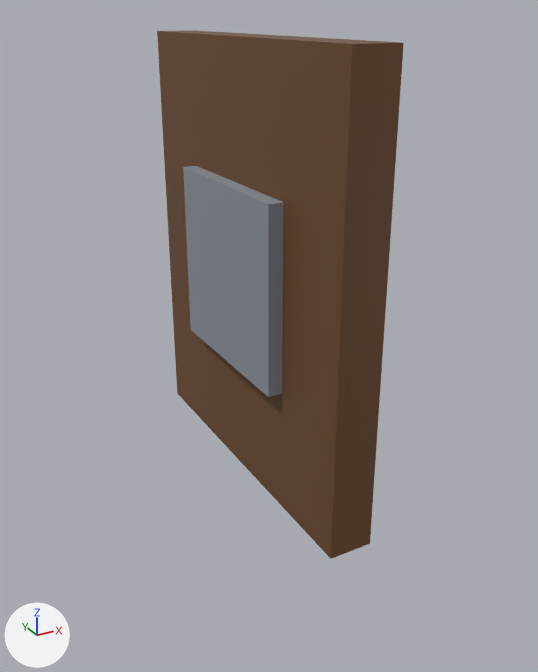
One commit to the glTF model art/models/knight_shield.glb: the scene before it, then after it.
Before and after are seen from a camera (50 mm lens) standing at (-0.1912, -0.1729, 0.286) and looking at (-0.0998, -0.0067, 0.2029). Arrows for +X, +Y and +Z are at lower left; the lights stay in place. The first picture is the older version. Vertices at exactly the same position are counted once.

Names of what the first picture shows: 'knight_shield'.
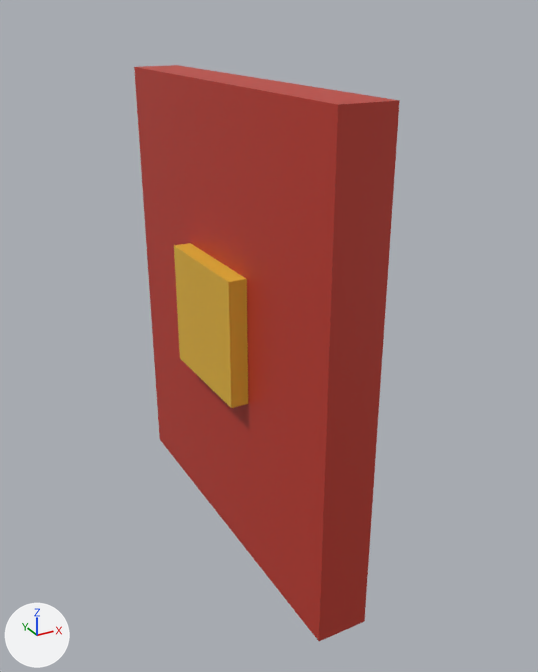
What differs and where, as boxes [x1, y1, x2, y2] in the pictures (538 x 672 px; the box of a moved part takes in the faces that stretch with it):
'knight_shield', reshaped, recoloured (8% wider, 9% taller)
    before: [157, 30, 404, 559]
    after: [134, 65, 400, 641]
part 1 of me_knight_shield, moved or reshaped
    before: [183, 166, 284, 397]
    after: [174, 243, 248, 408]
part 2 of me_knight_shield, moved or reshaped
    before: [157, 30, 404, 559]
    after: [134, 65, 400, 641]
part 3 of me_knight_shield, recoloured
    before: [157, 30, 404, 559]
    after: [134, 65, 400, 641]
part 4 of me_knight_shield, recoloured
    before: [183, 166, 284, 397]
    after: [174, 243, 248, 408]

The change in detail:
me_knight_shield is used by ob_knight_shield; location (0.0, 0.0, 0.0).
me_knight_shield had 16 vertices, 24 faces and spanned x -0.11..-0.094, y -0.05..0.05, z 0.16..0.28.
me_knight_shield now has 16 vertices, 24 faces and spans x -0.117..-0.098, y -0.055..0.055, z 0.14..0.27.
me_knight_shield part 1: the loose piece of 8 vertices spanning x -0.11..-0.096, y -0.025..0.025, z 0.195..0.245 is scaled about its middle by (1.29, 0.7, 0.7), then moved by (-0.005, 0.0, -0.0125).
Part 2, on me_knight_shield:
Vertex 0 of me_knight_shield moves from (-0.106, -0.05, 0.16) at pixel (330, 558) to (-0.112, -0.055, 0.14) at pixel (318, 641).
Vertex 1 of me_knight_shield moves from (-0.106, -0.05, 0.28) at pixel (352, 44) to (-0.112, -0.055, 0.27) at pixel (338, 104).
Vertex 2 of me_knight_shield moves from (-0.106, 0.05, 0.16) at pixel (177, 393) to (-0.112, 0.055, 0.14) at pixel (159, 439).
Vertex 3 of me_knight_shield moves from (-0.106, 0.05, 0.28) at pixel (157, 31) to (-0.112, 0.055, 0.27) at pixel (134, 67).
Vertex 4 of me_knight_shield moves from (-0.094, -0.05, 0.16) at pixel (369, 543) to (-0.098, -0.055, 0.14) at pixel (364, 621).
Vertex 5 of me_knight_shield moves from (-0.094, -0.05, 0.28) at pixel (403, 42) to (-0.098, -0.055, 0.27) at pixel (399, 100).
Vertex 6 of me_knight_shield moves from (-0.094, 0.05, 0.16) to (-0.098, 0.055, 0.14).
Vertex 7 of me_knight_shield moves from (-0.094, 0.05, 0.28) at pixel (194, 30) to (-0.098, 0.055, 0.27) at pixel (177, 65).
me_knight_shield part 3: 12 faces centred in x -0.106..-0.094, y -0.05..0.05, z 0.16..0.28 are repainted in the vertex colours; the middle colour goes from brown #6e4a2a to red #c0392b.
me_knight_shield part 4: 12 faces centred in x -0.11..-0.096, y -0.025..0.025, z 0.195..0.245 are repainted in the vertex colours; the middle colour goes from grey #8e959e to yellow #e8b83a.
